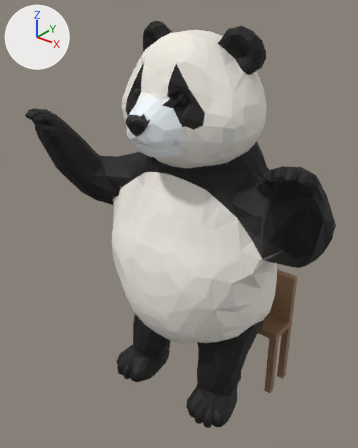
One commit to the glTF model assets/models/panda/panda.rig.glb: the scene before it, then after it.
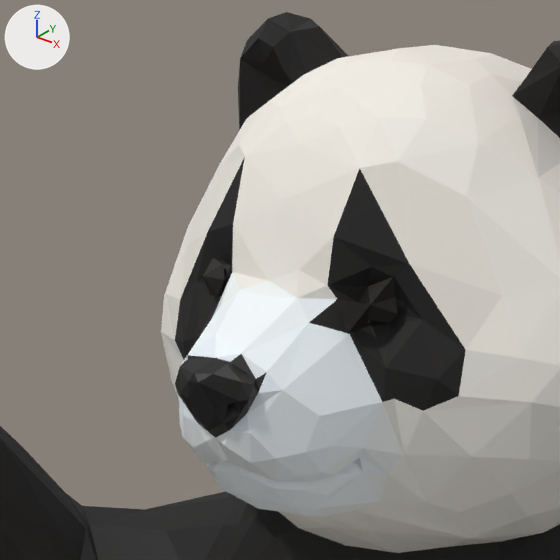
Each version appears first whole from a camera (50 mm lens) standing at (0.717, -0.967, 1.129) and looking at (-0.04, -0.02, 0.543), and next in a close-up on the part from 22% to 64% of the width and 4% to 38% of the height. The lights are fixed; the arrows at upper left show +X, +Y and +Z. The older version's two pictures come first. Vertices at exactly the same position are counted once.

The first close-up shows 'Panda.001'.
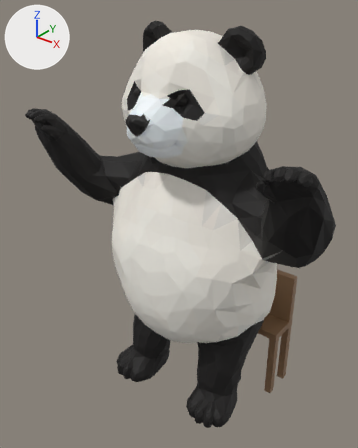
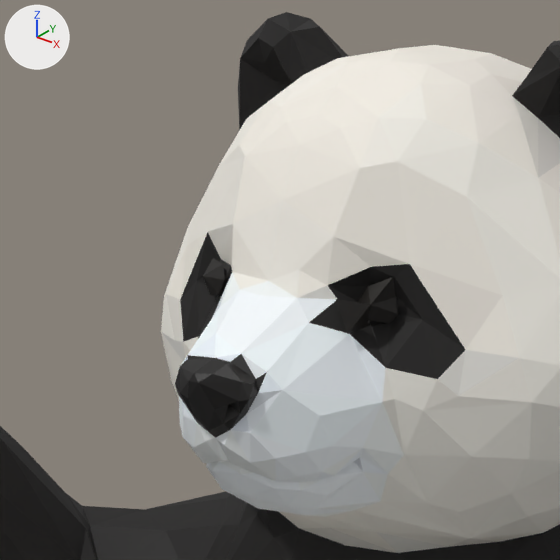
Commit message: feat(models): give the panda round eye patches

What changed in the scene script:
```text
Change me_panda:
    where me_panda.from_pydata(...)  # 1595 vertices, 3165 faces; spans x -0.415..0.417, y -0.237..0.24, z 0.037..1.05
    used by ob_panda_001; location = (0.0, 0.0, 0.0)
    me_panda part 1: 18 faces centred in x -0.107..0.109, y -0.152..-0.131, z 0.856..0.952 are repainted in the vertex colours; the middle colour goes from black #0d0907 to white #f4f0e6
```

Location of each change, [x1, y1, x2, y2] in pixels of the close-ups (560 x 560 px):
part 1 of me_panda, recoloured
    both: [175, 157, 466, 411]
